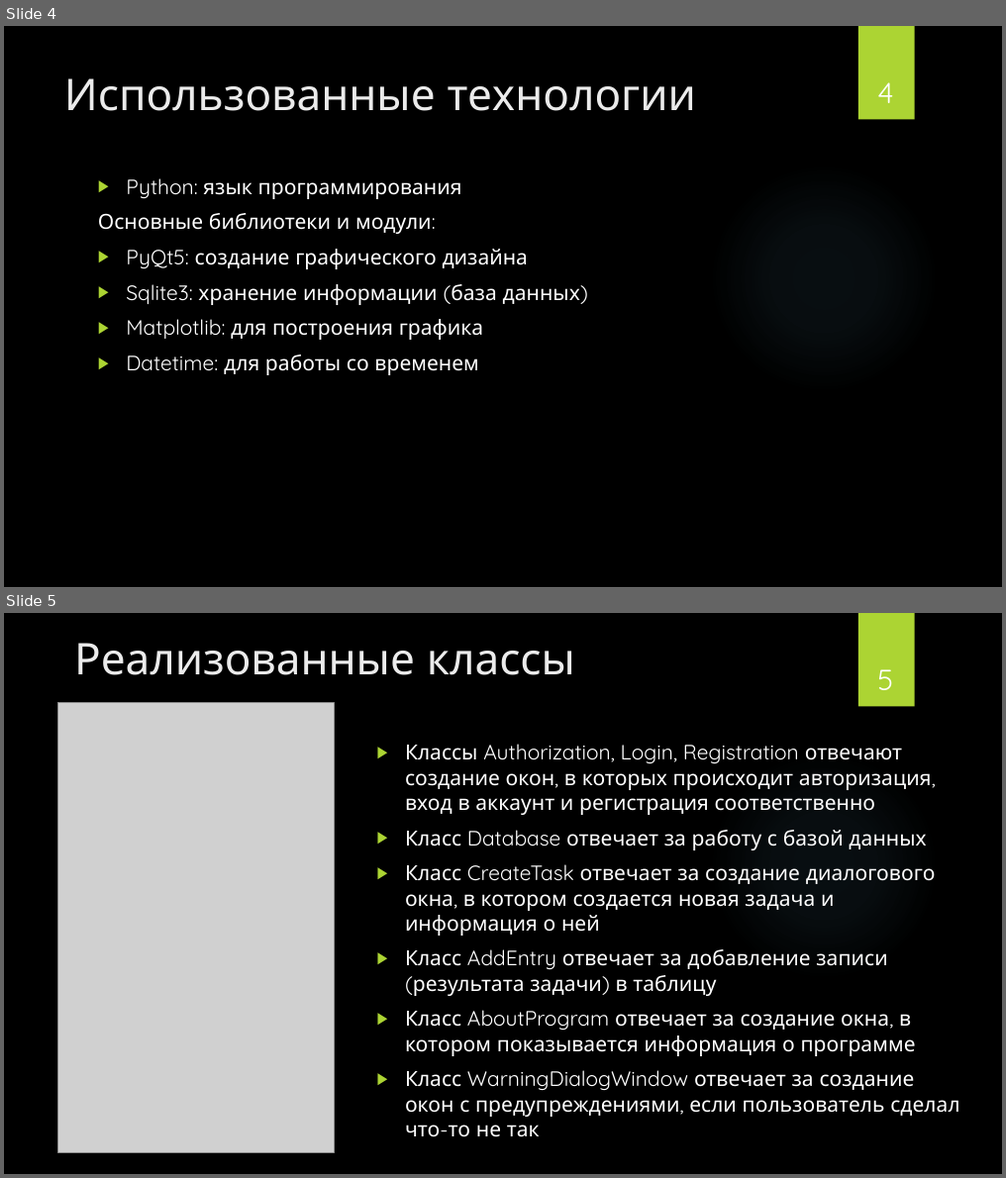
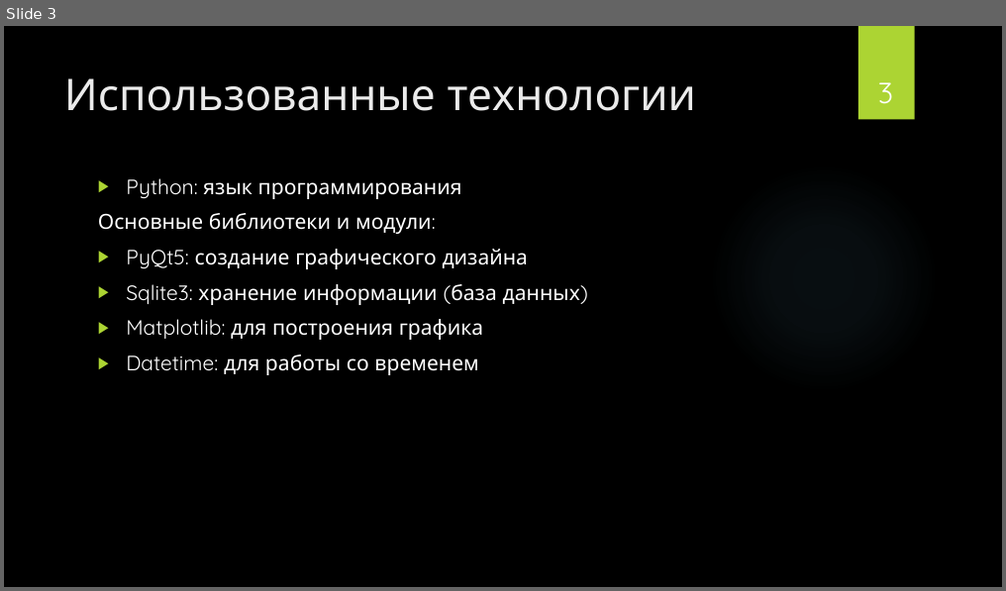
Before and after one commit to BorislavTimoshin/TaskCompletionDiary, a slide deck: description_project/Презентация.pptx. Shown one above the other, each under a label of ours: slides 4 and 5 before the commit, slide 3 after it. The pictures are 1006x1178 and 1006x591 pixels, drawn with LibreOffice and Linux fonts; fonts in the diff are those of the drawing; grey boxes stand for pictures; background and template pictures are left out. Boxes give left, top, right and bottom in pixels: in the first picture for what was removed or moved away, otherwise in the second. Text is boxed around its words. In the diff, an @@ line names an element or a change of style, - is before the commit and + after.

```diff
--- a/description_project/Презентация.pptx
+++ b/description_project/Презентация.pptx
@@ slide 5 removed at [4,613,1002,1174], background picture (left out); not listed: 2 template elements that a slide beside it also shows @@
@@ title removed at [74,643,575,675] @@
-Реализованные классы
@@ page number removed at [877,669,893,690] @@
-5
@@ picture removed at [57,703,334,1153] @@
@@ text removed at [405,744,959,1138] @@
-▶ Классы Authorization, Login, Registration отвечают создание окон, в которых происходит авторизация, вход в аккаунт и регистрация соответственно
-▶ Класс Database отвечает за работу с базой данных
-▶ Класс CreateTask отвечает за создание диалогового окна, в котором создается новая задача и информация о ней
-▶ Класс AddEntry отвечает за добавление записи (результата задачи) в таблицу
-▶ Класс AboutProgram отвечает за создание окна, в котором показывается информация о программе
-▶ Класс WarningDialogWindow отвечает за создание окон с предупреждениями, если пользователь сделал что-то не так
@@ what was slide 4 is now slide 3 @@
@@ page number at [878,82,893,104]: text changed @@
-4
+3
```
Also in this commit, not shown: 3 slides changed, 2 slides added, 2 other slides removed, 4 other files.
